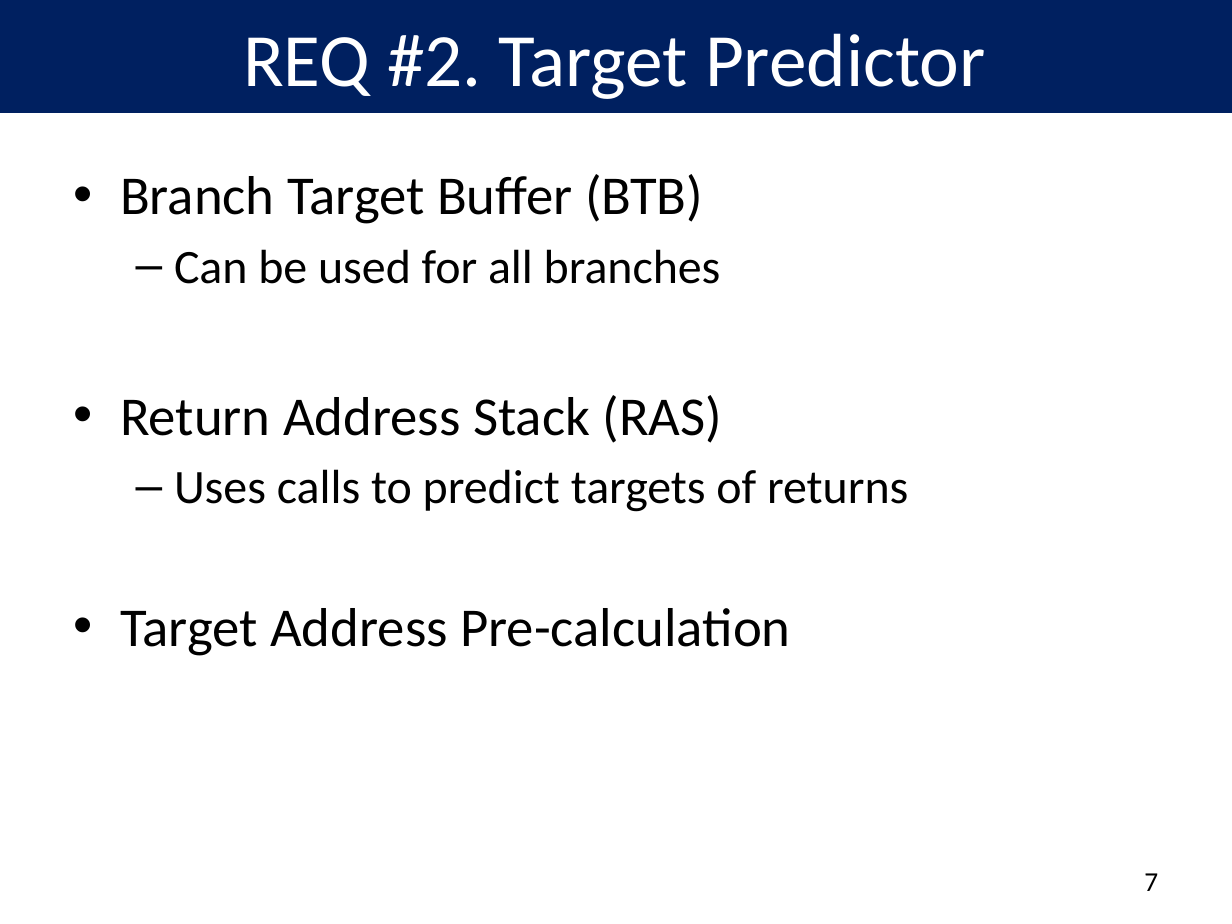
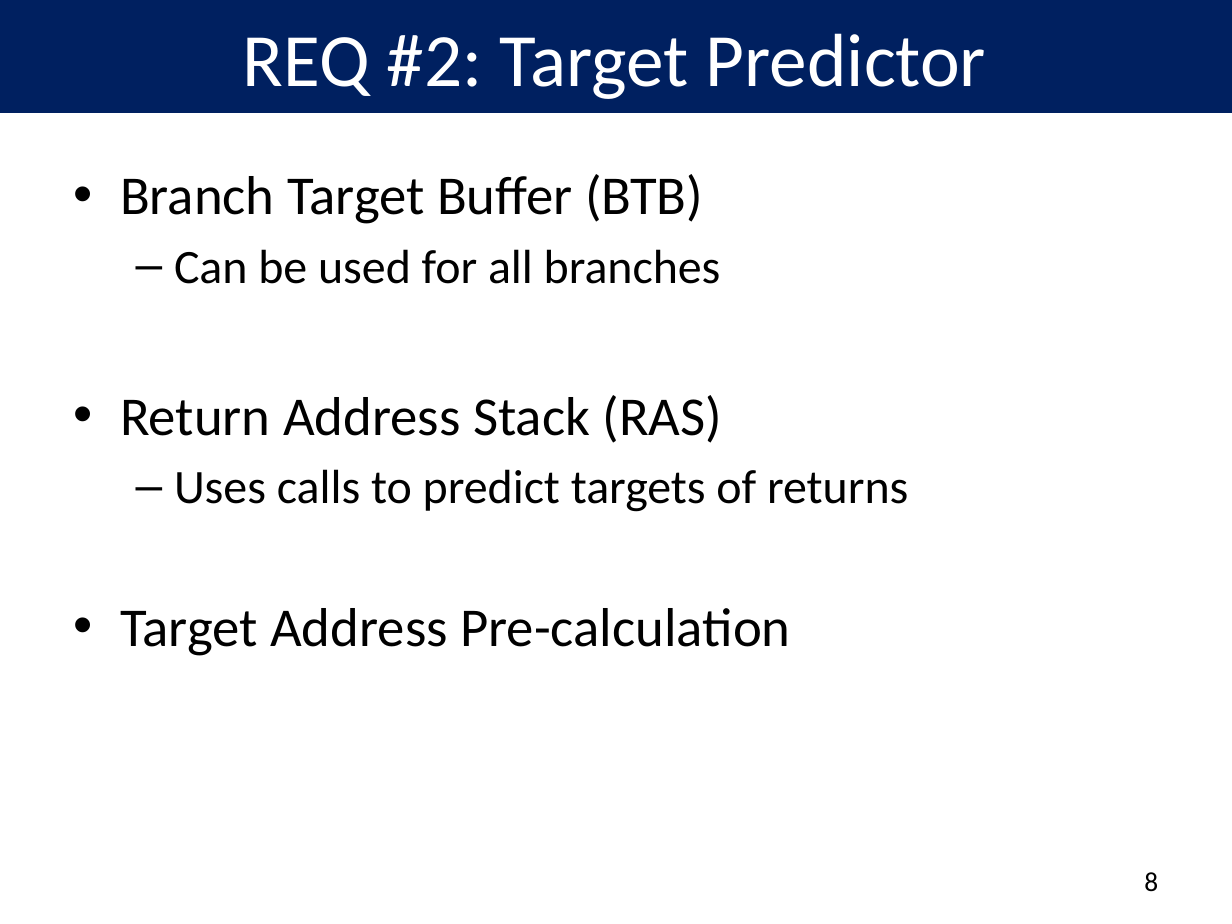
Before and after one commit to peterwudi/di-thesis, a slide deck: slide 9 of presentation/defense.pptx (slide 8 before the commit). Drawn at 1232x924 pixels with LibreOffice and Linux fonts; fonts in the diff are those of the drawing; background and template pictures are left out. Boxes give left, top, right and bottom in pixels: in the first picture for what was removed or moved away, otherwise in the second. Text is boxed around its words. In the diff, an @@ line names an element or a change of style, - is before the commit and + after.

```diff
--- a/presentation/defense.pptx
+++ b/presentation/defense.pptx
@@ title at (x1=243, y1=33, x2=986, y2=99): text changed @@
-REQ #2. Target Predictor
+REQ #2: Target Predictor
@@ page number at (x1=1144, y1=872, x2=1158, y2=892): text changed @@
-7
+8
```
Also in this commit, not shown: 14 other slides changed, 4 slides added, 3 slides removed, 1 other file.
